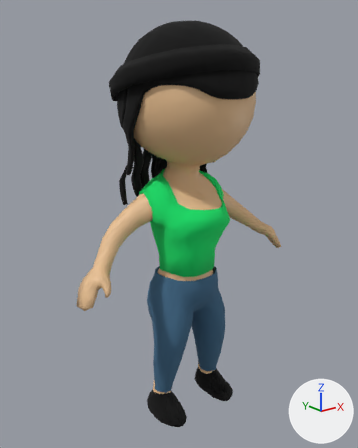
Before and after pictures for a commit that changed the FBX model Assets/0-LevelEquipment/Modeller/kadn2.fbx.
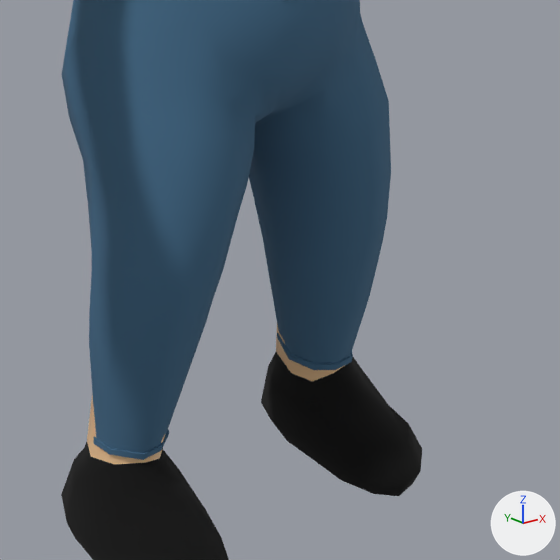
Old and new are each drawn whole from a 50 mm camera at (-1.459, -1.729, 0.934) aimed at (-0.028, 0.06, 0.218) and again close up on the part from 37% to 74% of the width and 63% to 93% of the height. The lights are fixed; the arrows at lower right show +X, +Y and +Z. Where no turn or scale is listed for an object, it has been applied to the vertices.

The first close-up shows 'Stickman_heads_sphere.028', 'Stickman_heads_sphere.032'.
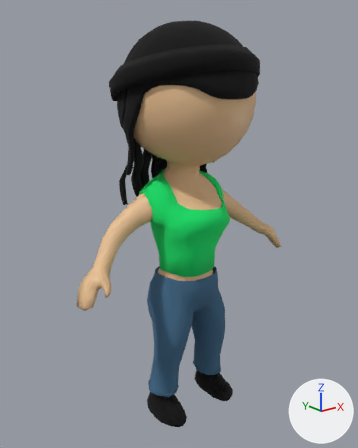
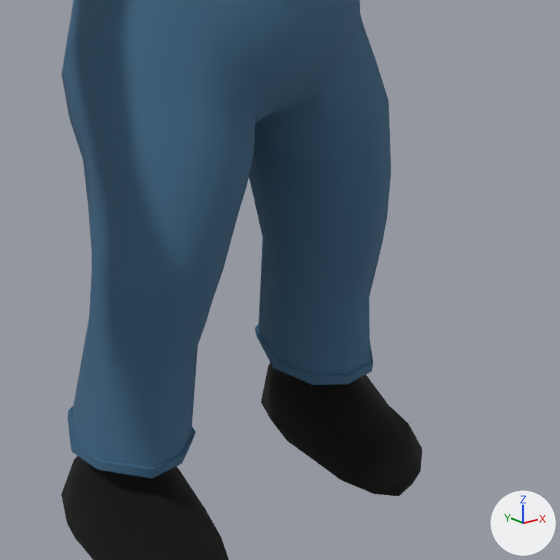
The newer file is also turned or shifted as a whole; pictures and numbers use the older file's frame.

The change, as JSON lines over the scene's bpy script:
```json
{"block": "me_stickman_heads_sphere_064", "where": "me_stickman_heads_sphere_064.from_pydata(...)  # 488 vertices, 502 faces; spans x -0.212..0.212, y -0.14..0.161, z -0.345..0.273"}
{"block": "me_stickman_heads_sphere_064", "where": "# used by ob_stickman_heads_sphere_032; location = (-0.01, 0.008, -0.272)"}
{"block": "me_stickman_heads_sphere_064", "change": "me_stickman_heads_sphere_064 part 1: all 45 vertices in x -0.203..-0.11, y -0.043..0.063, z -0.34..-0.33 are scaled about their middle by 1.64, then moved by (0.001, 0.001, 0.0)"}
{"block": "me_stickman_heads_sphere_064", "change": "me_stickman_heads_sphere_064 part 2: all 45 vertices in x 0.101..0.195, y -0.044..0.066, z -0.345..-0.333 are scaled about their middle by 1.56, then moved by (0.0, 0.001, 0.0)"}
```

Where the change shows, as pixel boxes (x1, y1, x2, y2) in the close-ups (560 x 560 px; the box of a moved part takes in the faces that stretch with it):
```json
{"object": "Stickman_heads_sphere.032", "change": "reshaped", "before": [62, 0, 391, 460], "after": [62, 0, 391, 478]}
{"part": 1, "of": "me_stickman_heads_sphere_064", "change": "moved or reshaped", "before": [89, 343, 197, 460], "after": [68, 320, 198, 478]}
{"part": 2, "of": "me_stickman_heads_sphere_064", "change": "moved or reshaped", "before": [263, 240, 369, 370], "after": [255, 240, 373, 385]}
```
